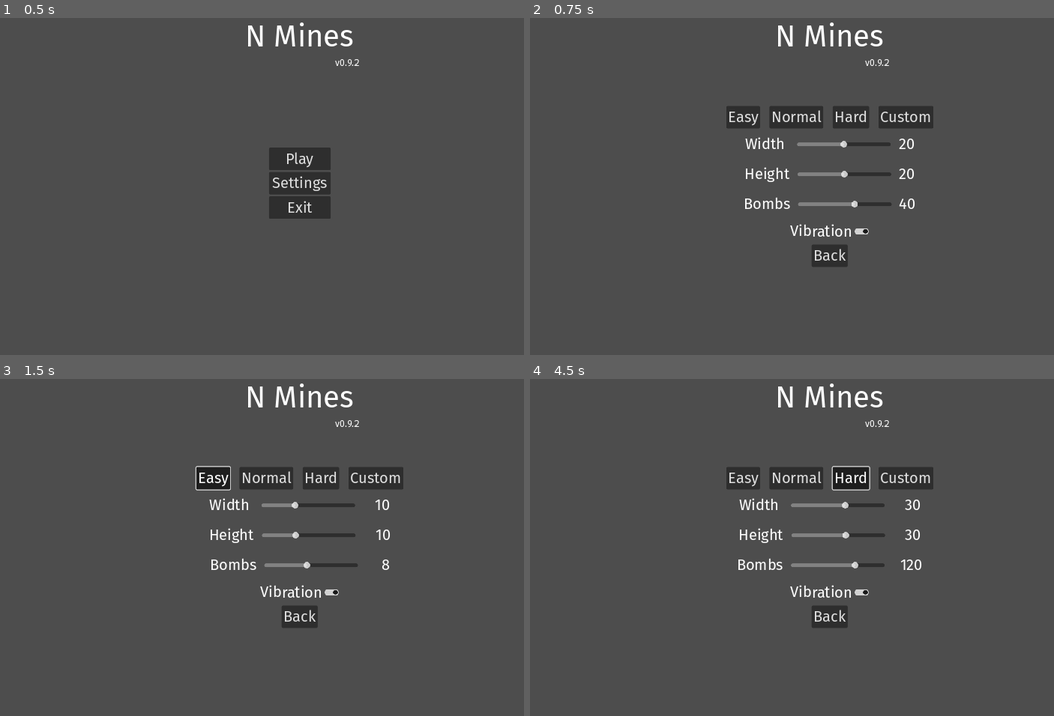
Above: before the commit, frames 1-4 (two rows, left to right).
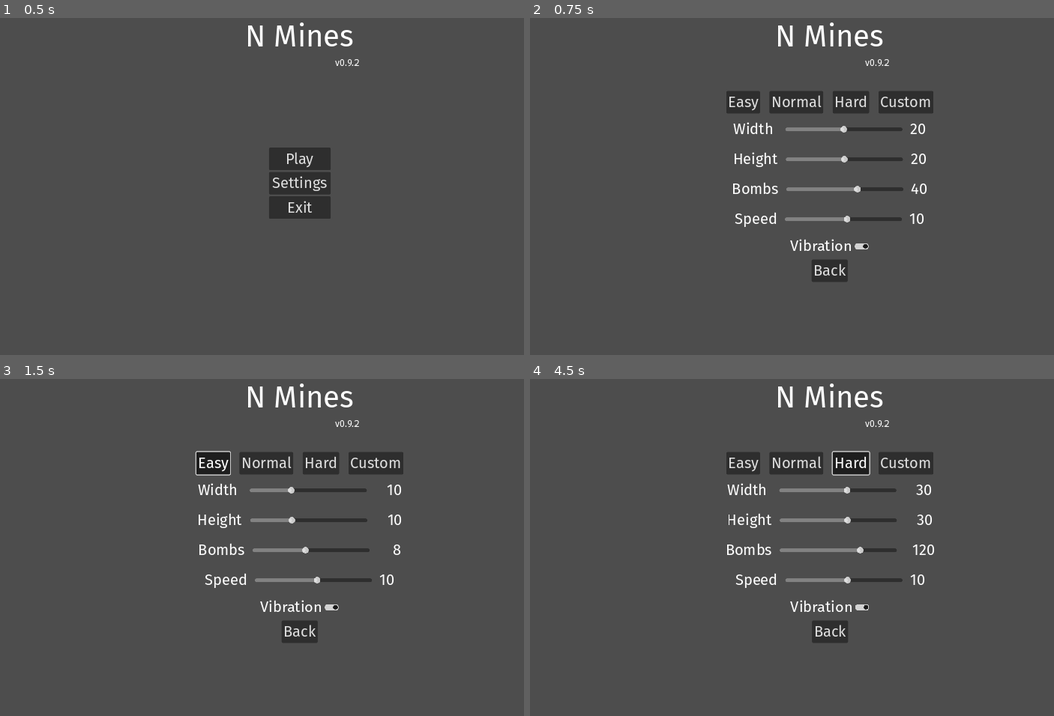
Above: after the commit, the same moments.

Repository: Enn3Developer/n_minesweeper
Game: Godot game, scene res://scenes/menu.tscn
Same seed, same stepped clock (60 frames per second), same inputs: the game is played once before the commit and once after it.
Inputs:
- Up to frame 1 (0.5 s): no input
- Up to frame 2 (0.75 s): click "Settings" at 0.5 s
- Up to frame 3 (1.5 s): click "Easy" at 1.25 s
- Up to frame 4 (4.5 s): click "Easy" at 2 s; click "Normal" at 2.75 s; click "Normal" at 3.5 s; click "Hard" at 4.25 s

Frame 1 is identical in both runs. In frame 2, 6.3% of the frame differs, in the area x 37-77%, y 21-79%; in frame 3, 6.4%; in frame 4, 6.5%, in the area x 37-78%, y 21-79%.

Commit message:
added animation and started using async

Diff:
--- a/scenes/menu.tscn
+++ b/scenes/menu.tscn
@@ -119,7 +119,7 @@
 text = "Width "
 
 [node name="WidthSlider" type="HSlider" parent="Settings/Width"]
-custom_minimum_size = Vector2(200, 60)
+custom_minimum_size = Vector2(250, 60)
 layout_mode = 2
 min_value = 2.0
 max_value = 200.0
@@ -140,7 +140,7 @@
 text = "Height"
 
 [node name="HeightSlider" type="HSlider" parent="Settings/Height"]
-custom_minimum_size = Vector2(200, 60)
+custom_minimum_size = Vector2(250, 60)
 layout_mode = 2
 min_value = 2.0
 max_value = 200.0
@@ -161,7 +161,7 @@
 text = "Bombs"
 
 [node name="BombsSlider" type="HSlider" parent="Settings/Bombs"]
-custom_minimum_size = Vector2(200, 60)
+custom_minimum_size = Vector2(250, 60)
 layout_mode = 2
 min_value = 1.0
 max_value = 399.0
@@ -171,6 +171,28 @@
 [node name="Value" type="Label" parent="Settings/Bombs"]
 layout_mode = 2
 text = "40"
+
+[node name="Speed" type="HBoxContainer" parent="Settings"]
+layout_mode = 2
+theme_override_constants/separation = 16
+alignment = 1
+
+[node name="Speed" type="Label" parent="Settings/Speed"]
+layout_mode = 2
+text = "Speed"
+
+[node name="SpeedSlider" type="HSlider" parent="Settings/Speed"]
+custom_minimum_size = Vector2(250, 60)
+layout_mode = 2
+min_value = 2.0
+max_value = 40.0
+value = 10.0
+exp_edit = true
+
+[node name="Value" type="Label" parent="Settings/Speed"]
+layout_mode = 2
+text = "10
+"
 
 [node name="Vibration" type="HBoxContainer" parent="Settings"]
 layout_mode = 2
@@ -196,5 +218,6 @@
 [connection signal="value_changed" from="Settings/Width/WidthSlider" to="." method="_on_width_slider_value_changed"]
 [connection signal="value_changed" from="Settings/Height/HeightSlider" to="." method="_on_height_slider_value_changed"]
 [connection signal="value_changed" from="Settings/Bombs/BombsSlider" to="." method="_on_bombs_slider_value_changed"]
+[connection signal="value_changed" from="Settings/Speed/SpeedSlider" to="." method="_on_speed_slider_value_changed"]
 [connection signal="toggled" from="Settings/Vibration/Vibration" to="." method="_on_vibration_toggled"]
 [connection signal="pressed" from="Settings/Back" to="." method="_on_back_pressed"]
--- a/scripts/game.gd
+++ b/scripts/game.gd
@@ -7,6 +7,8 @@
 @export var camera: Camera3D
 @export var scene_path: String
 @export var current_scene_path: String
+
+signal processed
 
 var grid: PackedByteArray
 var showed_grid: PackedByteArray
@@ -57,6 +59,7 @@
 	GameSettings.emulate_mouse = true
 
 func _process(delta: float) -> void:
+	emit_signal("processed")
 	if losing: return
 	if generated:
 		check_win()
@@ -161,26 +164,25 @@
 func prepare_lose():
 	losing = true
 	var end := Time.get_ticks_msec()
-	var timer := Timer.new()
-	timer.wait_time = 2.0
-	timer.autostart = true
-	timer.one_shot = true
-	timer.connect("timeout", func timeout():
-		end_game(false, end)
-	)
 	for x in range(width):
 		for y in range(height):
 			var index := y * width + x
 			var value := grid.decode_s8(index)
 			if value != -1: continue
 			show_cell(Vector2i(x, y))
-	add_child(timer)
+	await get_tree().create_timer(2.0).timeout
+	end_game(false, end)
 
 func show_cell_and_neighbours(cell_position: Vector2i):
 	var positions: Array[Vector2i] = []
 	positions.append(cell_position)
+	var cells_showed := 0
 	while positions.size() > 0:
-		var position: Vector2i = positions.pop_back()
+		cells_showed += 1
+		if cells_showed >= GameSettings.speed:
+			cells_showed = 0
+			await processed
+		var position: Vector2i = positions.pop_front()
 		var index := position.y * width + position.x
 		if showed_grid.decode_s8(index) == 1: continue
 		if flagged_grid.decode_s8(index) == 1: continue
--- a/scripts/game_settings.gd
+++ b/scripts/game_settings.gd
@@ -15,6 +15,11 @@
 		bombs = max(1, min(value, width*height - 1))
 	get:
 		return bombs
+var speed := 10:
+	set(value):
+		speed = max(2, min(value, 40))
+	get:
+		return speed
 
 var timer := 0
 var win := false
--- a/scripts/menu.gd
+++ b/scripts/menu.gd
@@ -3,6 +3,7 @@
 @onready var width_value := $Settings/Width/Value
 @onready var height_value := $Settings/Height/Value
 @onready var bombs_value := $Settings/Bombs/Value
+@onready var speed_value := $Settings/Speed/Value
 
 @onready var height_slider := $Settings/Height/HeightSlider
 @onready var width_slider := $Settings/Width/WidthSlider
@@ -76,3 +77,7 @@
 
 func _on_vibration_toggled(toggled_on: bool) -> void:
 	GameSettings.vibration = toggled_on
+
+func _on_speed_slider_value_changed(value: float) -> void:
+	GameSettings.speed = int(value)
+	speed_value.text = "%2d" % GameSettings.speed
